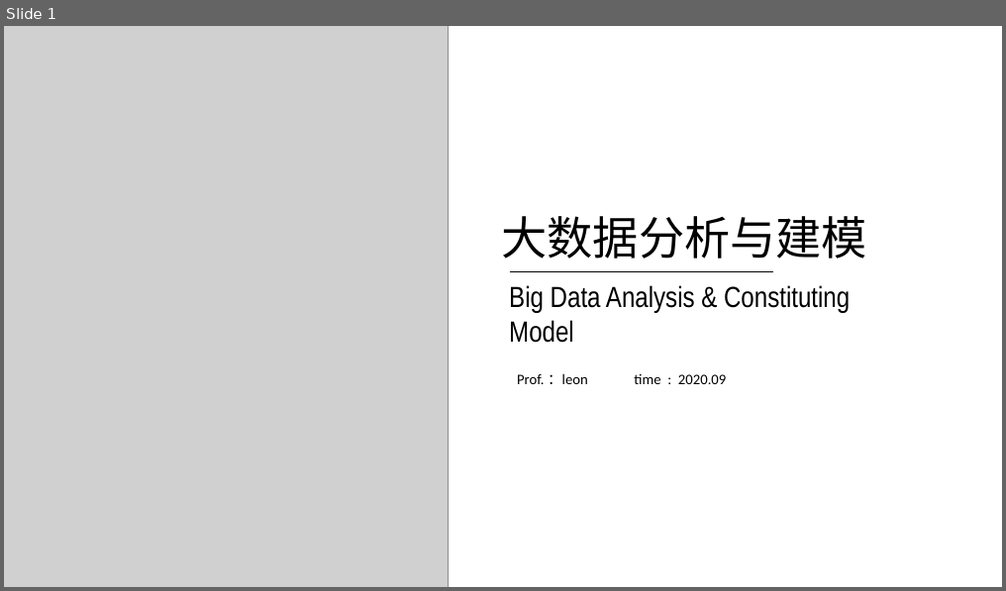
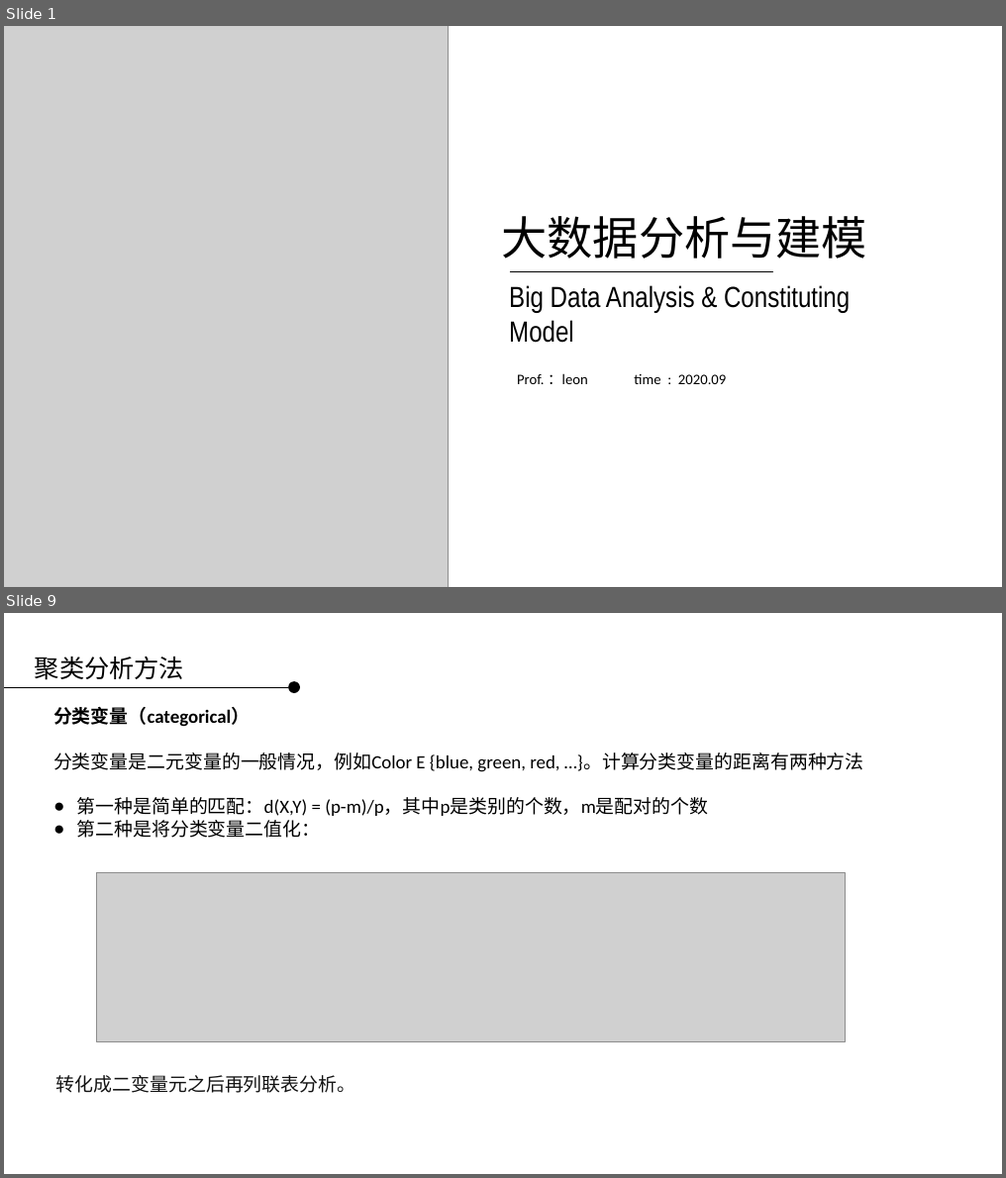
Before and after one commit to applepip/Big_Data, a slide deck: 产品大数据分析与建模/大数据分析与建模 - 聚类模型 第三讲.pptx. Shown one above the other, each under a label of ours: slide 1 before the commit, slides 1 and 9 after it; the slides between them are not shown. The pictures are 1006x591 and 1006x1178 pixels, drawn with LibreOffice and Linux fonts; fonts in the diff are those of the drawing; grey boxes stand for pictures; background and template pictures are left out. Boxes give left, top, right and bottom in pixels: in the first picture for what was removed or moved away, otherwise in the second. Text is boxed around its words. In the diff, an @@ line names an element or a change of style, - is before the commit and + after.

```diff
--- a/产品大数据分析与建模/大数据分析与建模 - 聚类模型 第三讲.pptx
+++ b/产品大数据分析与建模/大数据分析与建模 - 聚类模型 第三讲.pptx
@@ slide 9 added at (4,613,1002,1174), background picture (left out) @@
@@ text added at (35,656,184,680), 24 pt, text #000000 @@
+聚类分析方法
@@ line added from (4, 687) to (288, 687), #000000 0.75 pt @@
@@ ellipse added at (288,682,300,694), fill #000000 @@
@@ text added at (54,707,864,838), 18 pt, text #000000 @@
+分类变量（categorical）
+分类变量是二元变量的一般情况，例如Color E {blue, green, red, …}。计算分类变量的距离有两种方法
+● 第一种是简单的匹配：d(X,Y) = (p-m)/p，其中p是类别的个数，m是配对的个数
+● 第二种是将分类变量二值化：
@@ picture added at (96,872,846,1042) @@
@@ text added at (56,1075,355,1093), 18 pt, text #121212 @@
+转化成二变量元之后再列联表分析。
```
Also in this commit, not shown: 4 slides changed, 32 other slides added, 23 slides removed.
